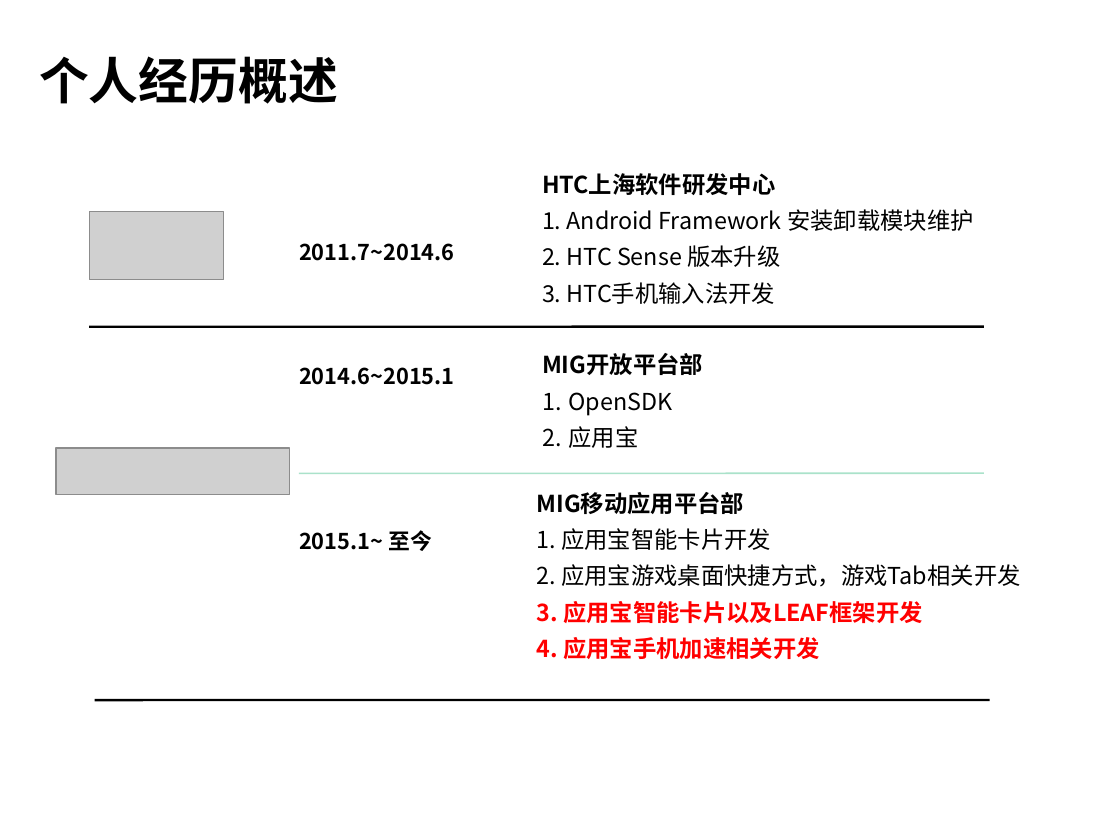
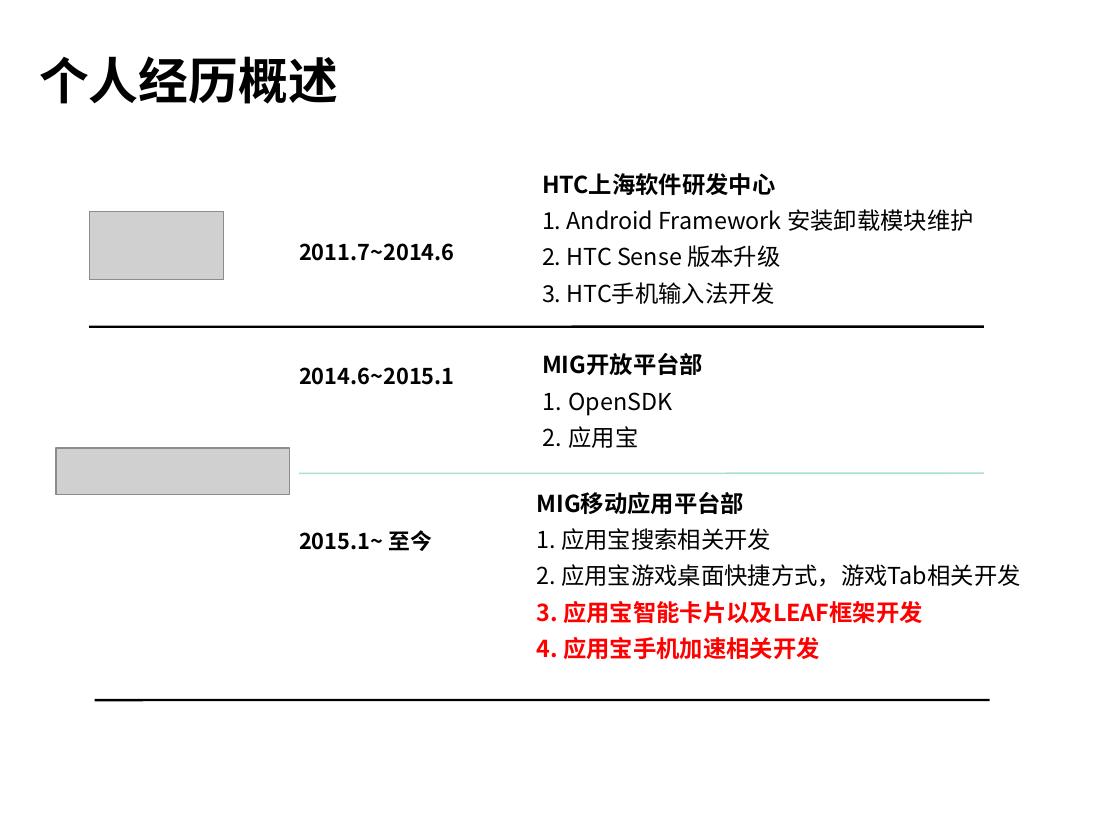
Before and after one commit to hamlingong/data, a slide deck: slide 2 of promote/深圳合肥大连组_hamlingong(龚海龙).ppt. Drawn at 1120x840 pixels with LibreOffice and Linux fonts; fonts in the diff are those of the drawing; grey boxes stand for pictures; background and template pictures are left out. Boxes give left, top, right and bottom in pixels: in the first picture for what was removed or moved away, otherwise in the second. Text is boxed around its words. In the diff, an @@ line names an element or a change of style, - is before the commit and + after.

```diff
--- a/promote/深圳合肥大连组_hamlingong(龚海龙).ppt
+++ b/promote/深圳合肥大连组_hamlingong(龚海龙).ppt
@@ text at (536, 528, 771, 550): text changed @@
-1. 应用宝智能卡片开发
+1. 应用宝搜索相关开发
```
Also in this commit, not shown: 15 other slides changed, 1 other file.
